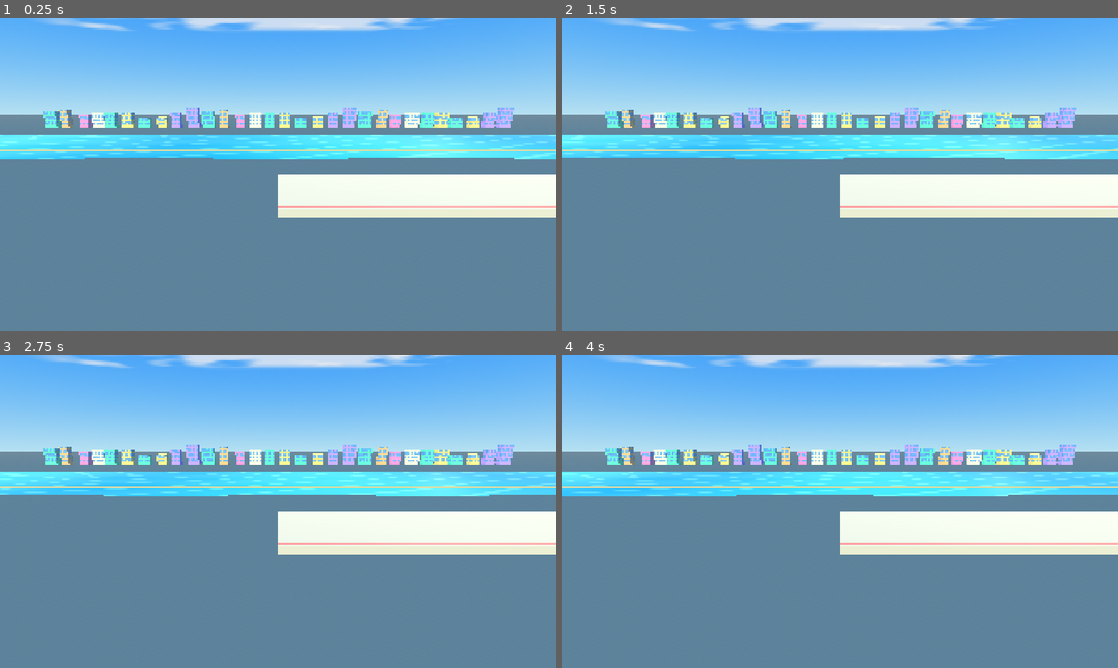
Above: before the commit, frames 1-4 (two rows, left to right).
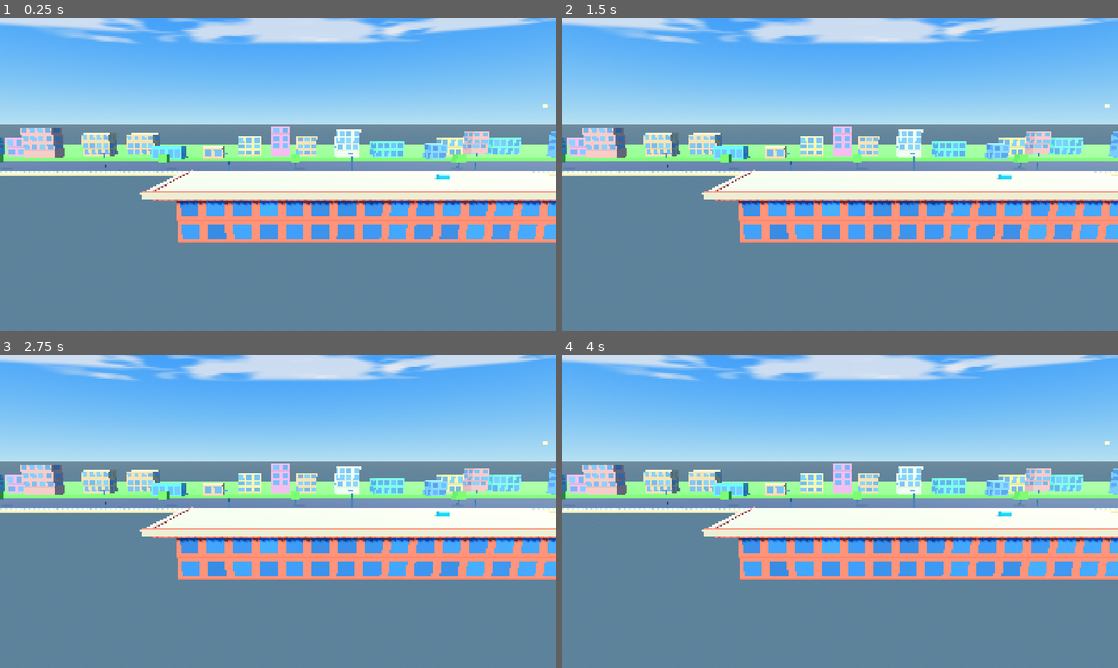
Above: after the commit, the same moments.

Repository: nnamdinwali/shadow-killer
Game: Godot game, scene res://node_3d.tscn
Same seed, same stepped clock (60 frames per second), same inputs: the game is played once before the commit and once after it.
Inputs (mouse positions are in pixels of both pictures, inside the frame that each line leads up to):
- Up to frame 1 (0.25 s): no input
- Up to frame 2 (1.5 s): tap Enter at 0.5, 0.6 s; move the mouse to (962, 158) at 0.52 s; click (962, 158) at 0.67 s; drag from (728, 190) to (812, 237) at 1.27 s
- Up to frame 3 (2.75 s): move the mouse to (333, 442) at 2.02 s; tap Enter at 2.1 s; click (333, 442) at 2.17 s
- Up to frame 4 (4 s): drag from (812, 574) to (673, 464) at 2.77 s; move the mouse to (1006, 558) at 3.52 s; tap Enter at 3.6 s; click (1006, 558) at 3.67 s

The runs differ from the first frame. In frame 1, 33% of the frame differs, in the area x 0-100%, y 0-72%; in frame 2, 33%; in frame 3, 33%; in frame 4, 33%.

Commit message:
Replace water and tower wall with distant street backdrop

Diff:
--- a/city_polish.gd
+++ b/city_polish.gd
@@ -4,27 +4,14 @@
 ## Everything here is built from native Godot meshes, materials and shader code;
 ## no imported art is used.
 ##
-## Layout (z axis): the rooftop route runs along +x at z -6..6, a park and the
-## far skyline sit behind a river, and the city rolls past the camera in
-## parallax layers so the background never runs out.
+## Layout: close foreground rooftop route, a simple street/terrain band, and
+## sparse low-rise neighborhood buildings far behind it. No water or tower wall.
 
 const LAND_X_MIN := -400.0
 const LAND_X_MAX := 9000.0
 const HAZE_COLOR := Color(0.78, 0.90, 1.0)
 
-## Parallax skyline layers. "scroll" is the share of the camera speed the layer
-## appears to move on screen (1.0 = same as the route, 0.0 = painted on the sky).
-## "period" is the repeat distance in meters; layers are built three times side
-## by side and wrapped, so the city is endless.
-const SKY_LAYERS := [
-	{"name": "FarSkyline", "z": -420.0, "scroll": 0.04, "period": 300.0, "count": 18,
-		"w_min": 8.0, "w_max": 15.0, "h_min": 22.0, "h_max": 46.0, "depth": 7.0, "haze": 0.38},
-	{"name": "MidSkyline", "z": -340.0, "scroll": 0.12, "period": 220.0, "count": 14,
-		"w_min": 8.0, "w_max": 14.0, "h_min": 15.0, "h_max": 30.0, "depth": 7.0, "haze": 0.23},
-	{"name": "NearSkyline", "z": -250.0, "scroll": 0.22, "period": 150.0, "count": 10,
-		"w_min": 7.0, "w_max": 12.0, "h_min": 9.0, "h_max": 19.0, "depth": 6.0, "haze": 0.12},
-]
-
+## The distant neighborhood moves slowly for subtle depth.
 const CLOUD_NODES := ["CloudLayerFar", "CloudLayerMid", "CloudLayerHigh"]
 
 var asphalt := StandardMaterial3D.new()
@@ -37,7 +24,6 @@
 var lamp_glow := StandardMaterial3D.new()
 var rooftop := StandardMaterial3D.new()
 var rooftop_edge := StandardMaterial3D.new()
-var water_material := ShaderMaterial.new()
 var building_shader := Shader.new()
 var building_material := ShaderMaterial.new()
 var palette: Array = []
@@ -123,43 +109,6 @@
 	rooftop_edge.albedo_color = Color("ff6b57")
 	rooftop_edge.roughness = 0.7
 
-	var water_shader := Shader.new()
-	water_shader.code = """
-shader_type spatial;
-render_mode cull_back, diffuse_burley;
-
-uniform vec4 shallow_color : source_color = vec4(0.24, 0.86, 0.96, 1.0);
-uniform vec4 deep_color : source_color = vec4(0.015, 0.24, 0.55, 1.0);
-
-varying vec3 water_world_pos;
-
-float wave_height(vec2 p) {
-	return sin(p.x * 0.075 + TIME * 1.15) * 0.24
-		+ sin(p.y * 0.19 - TIME * 0.82) * 0.10
-		+ sin((p.x + p.y) * 0.12 + TIME * 0.55) * 0.07;
-}
-
-void vertex() {
-	vec2 p = VERTEX.xz;
-	float h = wave_height(p);
-	float dx = (wave_height(p + vec2(0.08, 0.0)) - wave_height(p - vec2(0.08, 0.0))) / 0.16;
-	float dz = (wave_height(p + vec2(0.0, 0.08)) - wave_height(p - vec2(0.0, 0.08))) / 0.16;
-	VERTEX.y += h;
-	NORMAL = normalize(vec3(-dx, 1.0, -dz));
-	water_world_pos = (MODEL_MATRIX * vec4(VERTEX, 1.0)).xyz;
-}
-
-void fragment() {
-	float broad = sin(water_world_pos.x * 0.035 + TIME * 0.25) * 0.5 + 0.5;
-	float ripples = sin(water_world_pos.x * 0.18 + water_world_pos.z * 0.32 + TIME * 1.1);
-	float glint = smoothstep(0.90, 0.995, ripples * 0.5 + 0.5);
-	ALBEDO = mix(deep_color.rgb, shallow_color.rgb, 0.25 + broad * 0.42) + vec3(glint * 0.16);
-	METALLIC = 0.28;
-	ROUGHNESS = 0.16;
-	SPECULAR = 0.85;
-}
-"""
-	water_material.shader = water_shader
 
 	# One shader draws every building. Colors and size come per building
 	# through instance uniforms, and windows are laid out in meters so a
@@ -229,62 +178,49 @@
 
 
 func _build_ground() -> void:
+	# Distant land and a quiet street sit behind the playable rooftop.
 	var length := LAND_X_MAX - LAND_X_MIN
 	var center_x := (LAND_X_MAX + LAND_X_MIN) * 0.5
-	# Depth order from the camera: playable rooftop (z=0), broad water (-105),
-	# near skyline (-250), mid skyline (-340), then hazy distant skyline (-420).
-	# Keep the land strip behind the skyline so it cannot mask the roof supports.
-	_box("LandBack", Vector3(center_x, -0.5, -445.0), Vector3(length, 1.0, 44.0), land_back)
-	_box("QuayBack", Vector3(center_x, -0.15, -72.0), Vector3(length, 0.3, 0.7), quay)
-	_build_3d_water(center_x, length)
-
-
-func _build_3d_water(center_x: float, length: float) -> void:
-	# A subdivided horizontal mesh lets the shader physically displace the
-	# surface into moving waves instead of showing a flat blue box top.
-	var water_mesh := PlaneMesh.new()
-	water_mesh.size = Vector2(length, 100.0)
-	water_mesh.subdivide_width = 2048
-	water_mesh.subdivide_depth = 64
-	var water := MeshInstance3D.new()
-	water.name = "Animated3DWater"
-	water.mesh = water_mesh
-	water.material_override = water_material
-	water.position = Vector3(center_x, -0.55, -105.0)
-	generated_root.add_child(water)
+	_box("DistantTerrain", Vector3(center_x, -1.7, -105.0), Vector3(length, 2.0, 70.0), land_back)
+	_box("BackStreet", Vector3(center_x, -0.55, -49.0), Vector3(length, 0.25, 24.0), asphalt)
+	_box("StreetSidewalk", Vector3(center_x, -0.35, -35.5), Vector3(length, 0.3, 3.0), land_front)
+	_box("StreetCurb", Vector3(center_x, -0.18, -37.0), Vector3(length, 0.18, 0.25), curb)
+	# Sparse lane markings give the background a recognizable street scale.
+	for x in range(int(LAND_X_MIN), int(LAND_X_MAX), 34):
+		_box("LaneMark_%d" % x, Vector3(float(x), -0.405, -49.0), Vector3(12.0, 0.025, 0.18), curb)
 
 
 func _build_skyline() -> void:
+	# Low, scattered neighborhood buildings: one calm background band, not stacked towers.
 	var rng := RandomNumberGenerator.new()
 	rng.seed = 7341
-	for config in SKY_LAYERS:
-		var layer := Node3D.new()
-		layer.name = config["name"]
-		generated_root.add_child(layer)
-		layer.position = Vector3(0.0, 0.0, config["z"])
-		parallax_layers.append({"node": layer, "scroll": config["scroll"], "period": config["period"]})
-
-		var period: float = config["period"]
-		var count: int = config["count"]
-		var slot := period / float(count)
-		var haze: float = config["haze"]
-		for i in count:
-			var width := rng.randf_range(config["w_min"], min(config["w_max"], slot * 0.95))
-			var height := rng.randf_range(config["h_min"], config["h_max"])
-			var x_local := -period * 0.5 + (float(i) + 0.5) * slot + rng.randf_range(-slot * 0.1, slot * 0.1)
-			var z_off := rng.randf_range(-3.0, 3.0)
-			var colors: Array = palette[rng.randi() % palette.size()]
-			var base_color: Color = colors[0]
-			var window_color: Color = colors[1]
-			base_color = base_color.lerp(HAZE_COLOR, haze)
-			window_color = window_color.lerp(HAZE_COLOR, haze * 0.8)
-			var size := Vector3(width, height, config["depth"])
-			for copy in [-1, 0, 1]:
-				var pos := Vector3(x_local + float(copy) * period, 0.0, z_off)
-				var node_name := "%s_%02d_%d" % [config["name"], i, copy + 1]
-				var building := _make_building(node_name, pos, size, base_color, window_color)
-				building.cast_shadow = GeometryInstance3D.SHADOW_CASTING_SETTING_OFF
-				layer.add_child(building)
+	var layer := Node3D.new()
+	layer.name = "DistantNeighborhood"
+	generated_root.add_child(layer)
+	layer.position = Vector3.ZERO
+	parallax_layers.append({"node": layer, "scroll": 0.06, "period": 320.0})
+	var x := -150.0
+	var index := 0
+	while x < 170.0:
+		var width := rng.randf_range(5.0, 11.0)
+		var height := rng.randf_range(4.0, 11.0)
+		var depth := rng.randf_range(4.0, 7.0)
+		var colors: Array = palette[rng.randi() % palette.size()]
+		var haze_color := Color(0.73, 0.82, 0.84)
+		var base_color: Color = colors[0].lerp(haze_color, 0.42)
+		var window_color: Color = colors[1].lerp(Color(0.62, 0.73, 0.78), 0.35)
+		var z := rng.randf_range(-83.0, -67.0)
+		var building := _make_building("NeighborhoodBuilding_%02d" % index, Vector3(x, -0.6, z), Vector3(width, height, depth), base_color, window_color)
+		building.cast_shadow = GeometryInstance3D.SHADOW_CASTING_SETTING_OFF
+		layer.add_child(building)
+		# Occasional trees and small roadside blocks break up the skyline silhouette.
+		if index % 3 == 0:
+			var trunk := _mesh_box("TreeTrunk_%02d" % index, Vector3(x + width * 0.65, 1.0, -42.0), Vector3(0.35, 2.0, 0.35), pole)
+			generated_root.add_child(trunk)
+			var foliage := _mesh_box("TreeCanopy_%02d" % index, Vector3(x + width * 0.65, 2.5, -42.0), Vector3(2.2, 2.2, 2.0), land_back)
+			generated_root.add_child(foliage)
+		x += width + rng.randf_range(3.0, 8.0)
+		index += 1
 
 
 func _make_building(node_name: String, base_pos: Vector3, size: Vector3, base_color: Color, window_color: Color) -> MeshInstance3D:
@@ -302,15 +238,12 @@
 
 
 func _build_traversal_route() -> void:
-	# 2.5D side-scrolling route in the foreground play lane.
-	# Rooftops are intentionally 1000-2500 world units long so running is the
-	# default; gaps are reserved for occasional jumps and web-swing sections.
-	# Each entry is [center_x, top_y, length_x, depth_z].
+	# Foreground gameplay rooftops stay close to the camera; gaps are swing sections.
 	var segments := [
-		[1250.0, 4.8, 2500.0, 12.0],
-		[4000.0, 4.8, 2500.0, 12.0],
-		[5000.0, 4.8, 1000.0, 12.0],
-		[7000.0, 4.8, 2500.0, 12.0]
+		[22.0, 4.8, 44.0, 12.0],
+		[83.0, 4.8, 42.0, 12.0],
+		[145.0, 4.8, 44.0, 12.0],
+		[208.0, 4.8, 46.0, 12.0]
 	]
 	for i in segments.size():
 		var item = segments[i]
@@ -348,8 +281,8 @@
 
 
 func _build_street_furniture() -> void:
-	for x in [-20.0, -10.0, 10.0, 20.0]:
-		_build_lamp(x, 17.5)
+	for x in [-30.0, 0.0, 30.0, 60.0, 90.0, 120.0]:
+		_build_lamp(x, -38.0)
 
 
 func _build_lamp(x: float, z: float) -> void:
--- a/node_3d.tscn
+++ b/node_3d.tscn
@@ -66,7 +66,7 @@
 script = ExtResource("1_city_polish")
 
 [node name="Camera3D" type="Camera3D" parent="."]
-transform = Transform3D(1, 0, 0, 0, 0.9781476, 0.2079117, 0, -0.2079117, 0.9781476, 0, 12, 26)
+transform = Transform3D(1, 0, 0, 0, 0.98480775, 0.17364818, 0, -0.17364818, 0.98480775, 12, 11, 30)
 current = true
 fov = 58.0
 near = 0.1
